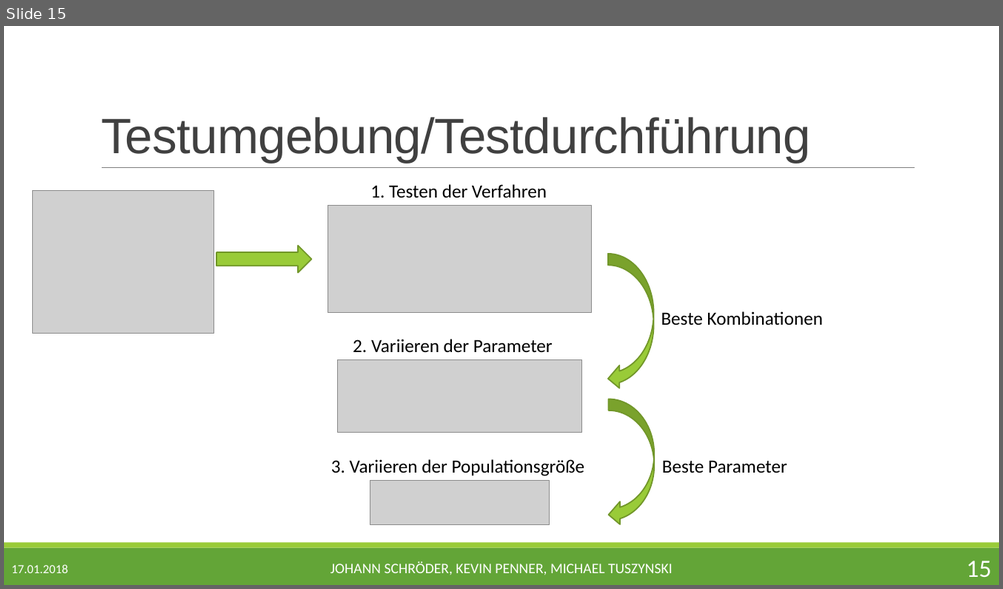
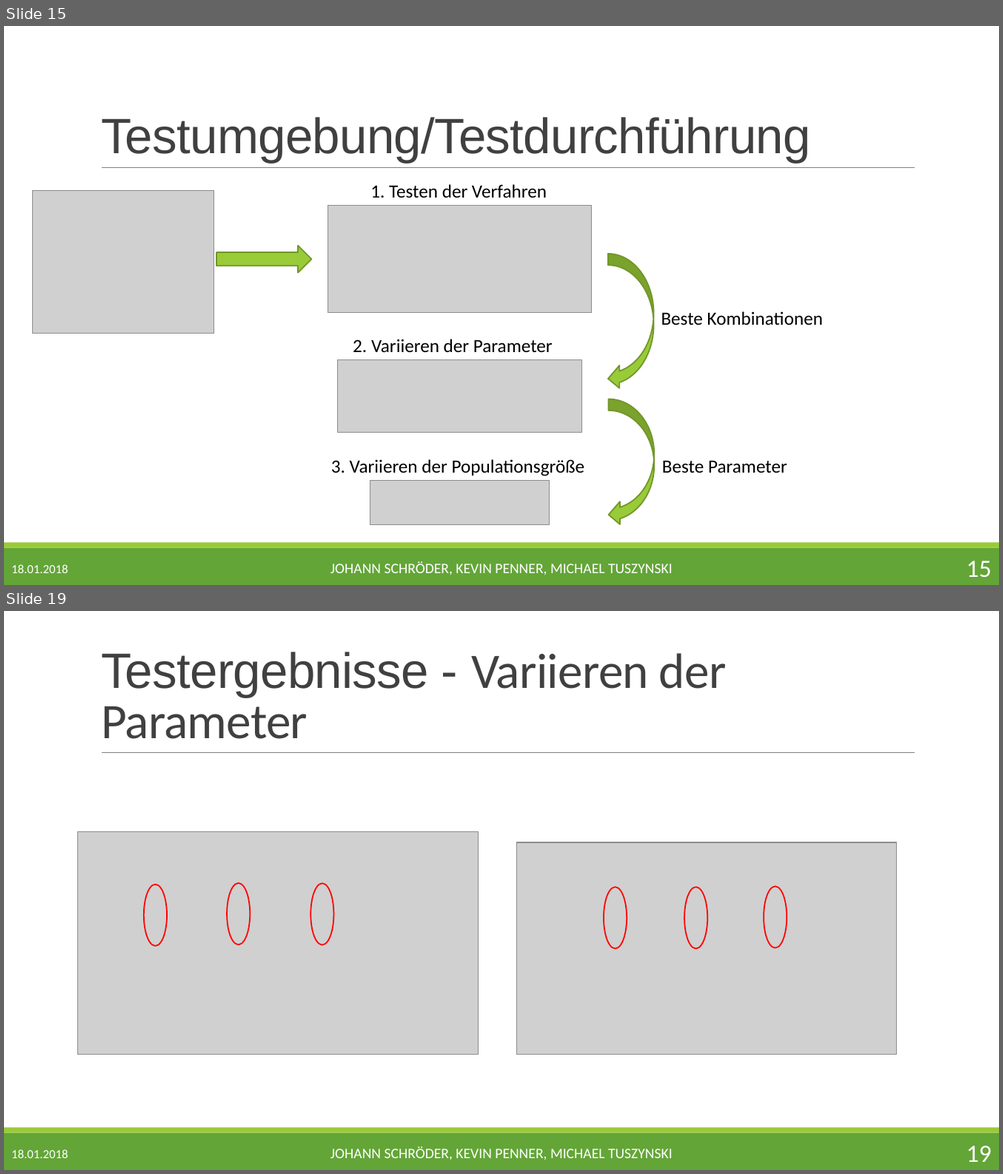
Before and after one commit to jschroeder89/genetic_algorithm, a slide deck: Präsentation/BMO_Genetischer_Algorithmus_JKM.pptx. Shown one above the other, each under a label of ours: slide 15 before the commit, slides 15 and 19 after it; the slides between them are not shown. The pictures are 1003x589 and 1003x1174 pixels, drawn with LibreOffice and Linux fonts; fonts in the diff are those of the drawing; grey boxes stand for pictures. Boxes give left, top, right and bottom in pixels: in the first picture for what was removed or moved away, otherwise in the second. Text is boxed around its words. In the diff, an @@ line names an element or a change of style, - is before the commit and + after.

Commit message:
Testergebnisse für mut_wk und cro_wk / Bilder für Präsentation

```diff
--- a/Präsentation/BMO_Genetischer_Algorithmus_JKM.pptx
+++ b/Präsentation/BMO_Genetischer_Algorithmus_JKM.pptx
@@ slide 19 added at [4, 611, 999, 1170], background #FFFFFF; not listed: 3 template elements that a slide beside it also shows @@
@@ title added at [101, 652, 726, 739], 48 pt, text #404040 @@
+Testergebnisse - Variieren der Parameter
@@ picture added at [78, 832, 478, 1055] @@
@@ picture added at [517, 843, 896, 1056] @@
@@ ellipse added at [145, 884, 168, 946], outline #FF0000 1.25 pt @@
@@ ellipse added at [227, 883, 250, 945], outline #FF0000 1.25 pt @@
@@ ellipse added at [310, 883, 334, 945], outline #FF0000 1.25 pt @@
@@ ellipse added at [604, 887, 627, 949], outline #FF0000 1.25 pt @@
@@ ellipse added at [685, 887, 708, 949], outline #FF0000 1.25 pt @@
@@ ellipse added at [763, 886, 787, 948], outline #FF0000 1.25 pt @@
@@ text added at [11, 1150, 68, 1159], 12 pt, text #FFFFFF @@
+18.01.2018
@@ text added at [330, 1147, 672, 1161], 14 pt, text #FFFFFF @@
+JOHANN SCHRÖDER, KEVIN PENNER, MICHAEL TUSZYNSKI
@@ page number added at [966, 1146, 991, 1162], 24 pt, text #FFFFFF @@
+19
@@ slide 15 changed as well @@
@@ text at [11, 565, 68, 574]: text changed @@
-17.01.2018
+18.01.2018
```
Also in this commit, not shown: 17 other slides changed, 1 other slide added, 24 other files.
